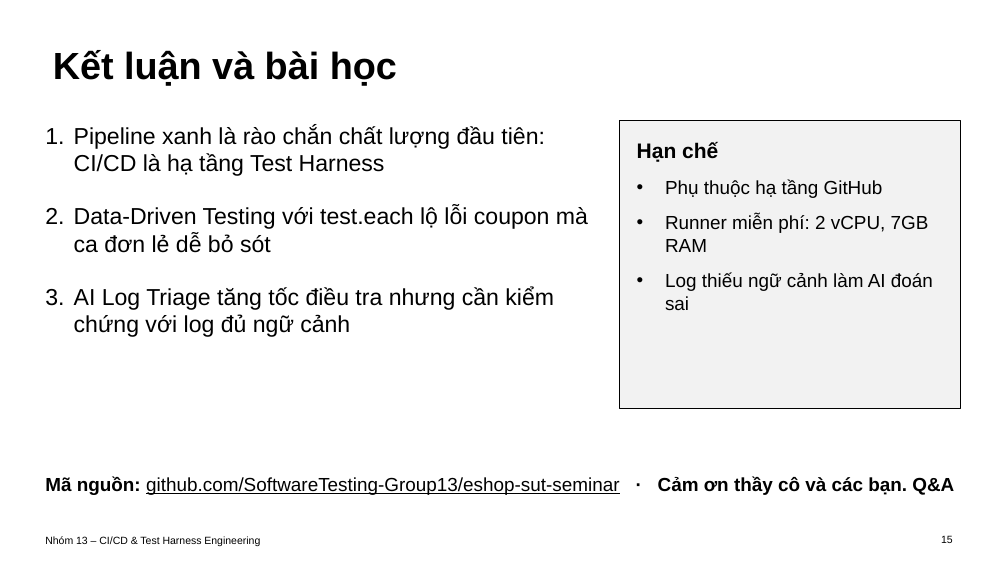
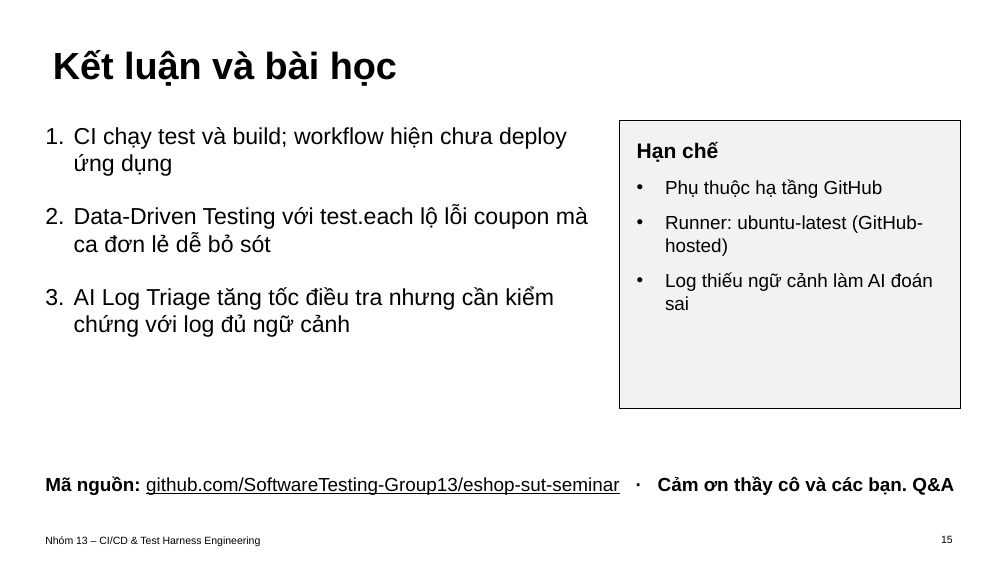
Before and after one commit to SoftwareTesting-Group13/eshop-sut-seminar, a slide deck: slide 15 of docs/seminar_slide.pptx. Drawn at 1008x567 pixels with LibreOffice and Linux fonts; fonts in the diff are those of the drawing. Boxes give left, top, right and bottom in pixels: in the first picture for what was removed or moved away, otherwise in the second. Text is boxed around its words. In the diff, an @@ line names an element or a change of style, - is before the commit and + after.

```diff
--- a/docs/seminar_slide.pptx
+++ b/docs/seminar_slide.pptx
@@ text at box(74, 127, 567, 176): text changed @@
-1. Pipeline xanh là rào chắn chất lượng đầu tiên: CI/CD là hạ tầng Test Harness
+1. CI chạy test và build; workflow hiện chưa deploy ứng dụng
@@ text in rectangle at box(665, 215, 923, 256): text changed @@
-• Runner miễn phí: 2 vCPU, 7GB RAM
+• Runner: ubuntu-latest (GitHub-hosted)
```
Also in this commit, not shown: 10 other slides changed, 3 other files.
